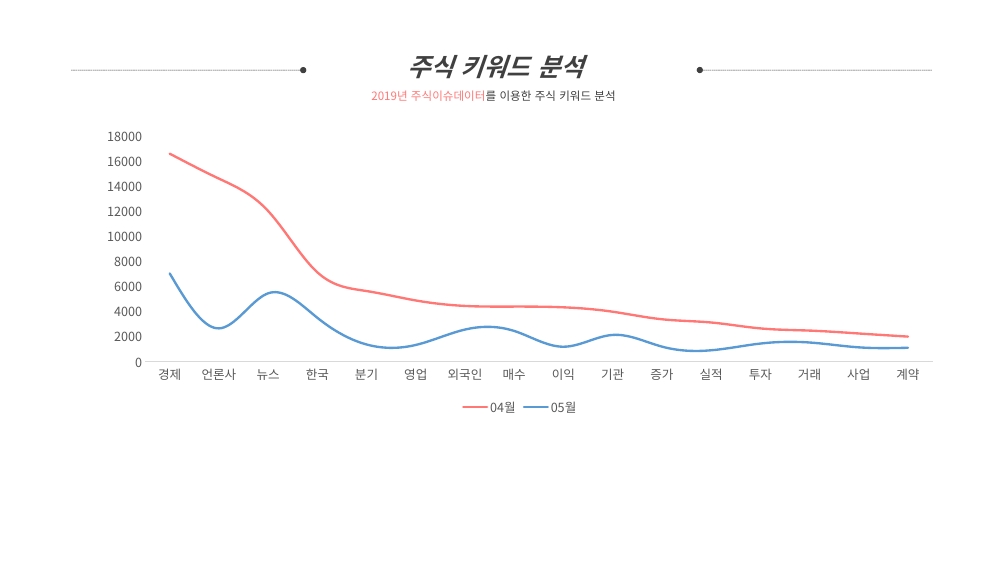
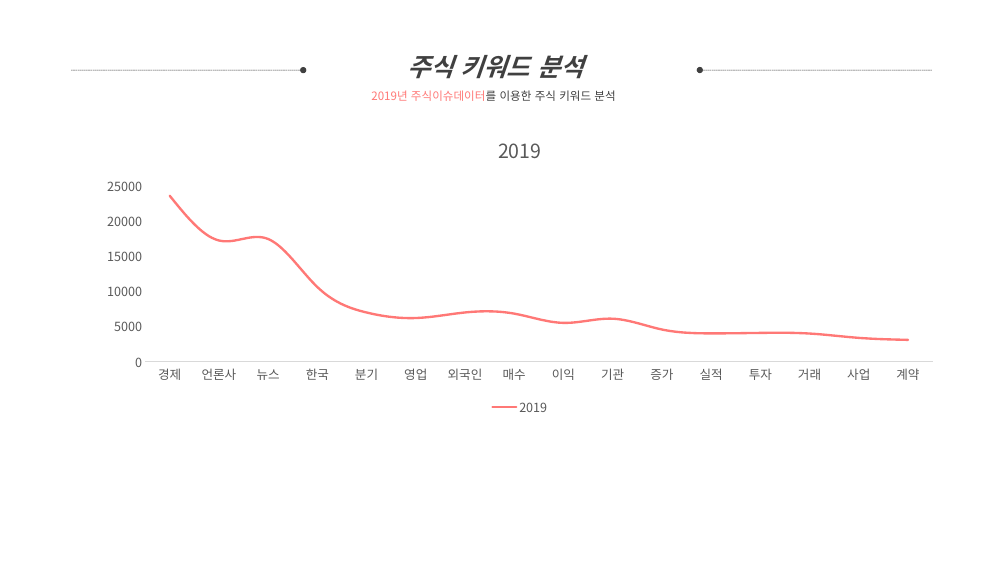
Before and after one commit to heewonp/BC_Card, a slide deck: slide 23 of 공모전최종수정.pptx. Drawn at 1008x567 pixels with LibreOffice and Linux fonts; fonts in the diff are those of the drawing. Boxes give left, top, right and bottom in pixels: in the first picture for what was removed or moved away, otherwise in the second. Text is boxed around its words. In the diff, an @@ line names an element or a change of style, - is before the commit and + after.

```diff
--- a/공모전최종수정.pptx
+++ b/공모전최종수정.pptx
@@ line chart at box(90, 120, 950, 420) @@
@@ title "2019" added @@
-04월: 16600, 14600, 12000, 7100, 5600, 4900, 4400, 4400, 4300, 4000, 3400, 3100, 2600, 2500, 2200, 2000
+2019: 23600, 17200, 17400, 10600, 7000, 6200, 7000, 6800, 5500, 6100, 4600, 4000, 4100, 4000, 3400, 3100
-05월: 7000, 2600, 5400, 3500, 1400, 1300, 2500, 2400, 1200, 2100, 1200, 900, 1400, 1500, 1100, 1100
```
Also in this commit, not shown: 1 other slide changed.
